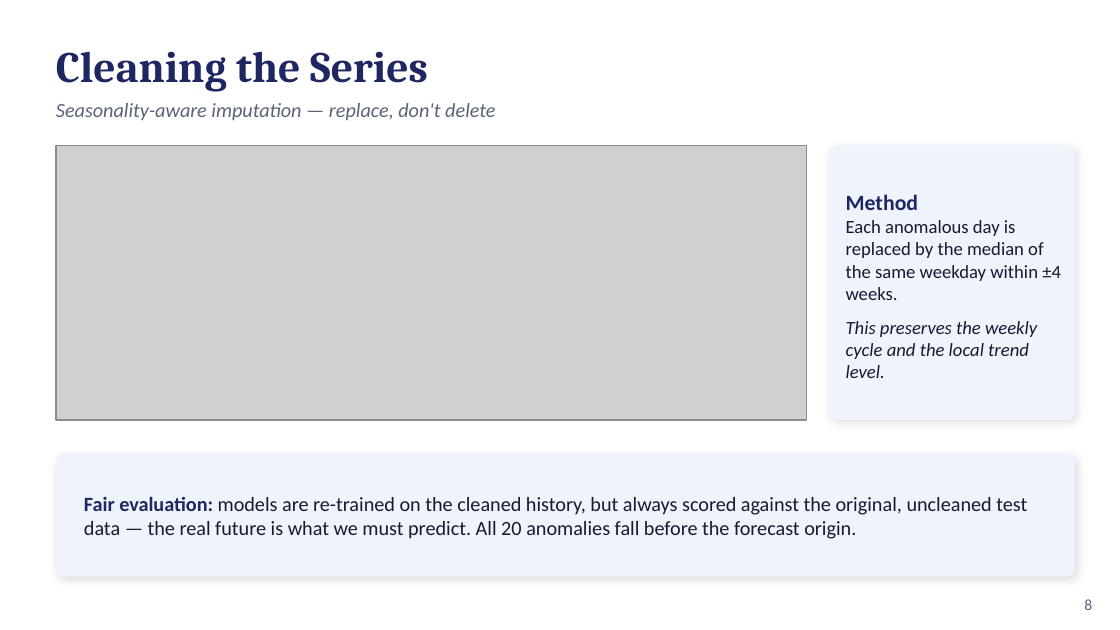
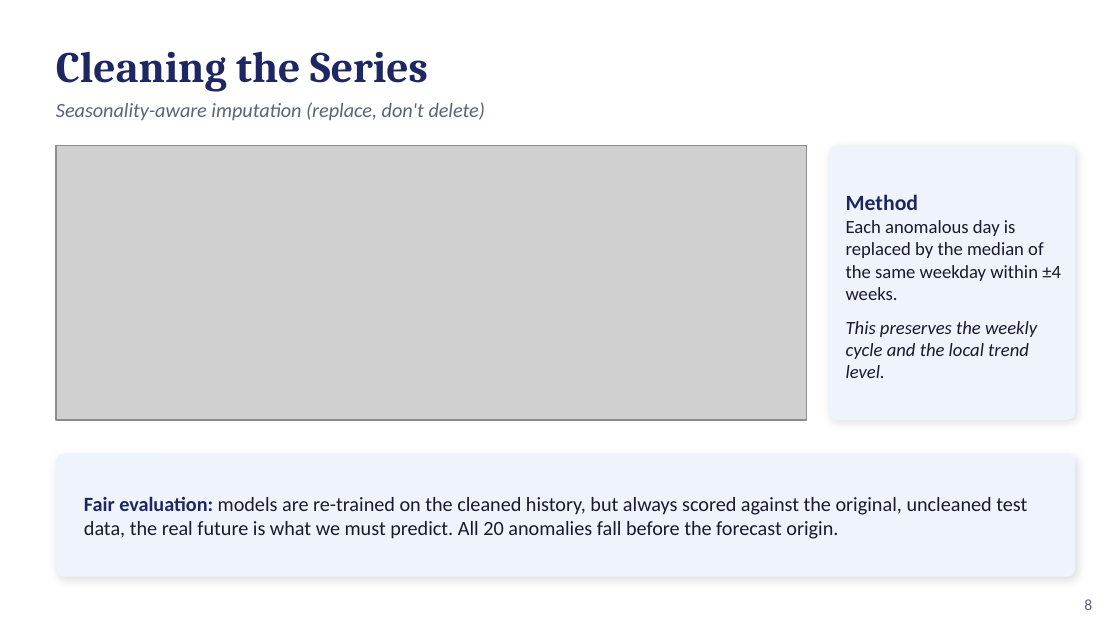
Before and after one commit to AyZee100/web-traffic-forecasting, a slide deck: slide 8 of slides.pptx. Drawn at 1120x630 pixels with LibreOffice and Linux fonts; fonts in the diff are those of the drawing; grey boxes stand for pictures. Boxes give left, top, right and bottom in pixels: in the first picture for what was removed or moved away, otherwise in the second. Text is boxed around its words. In the diff, an @@ line names an element or a change of style, - is before the commit and + after.

Commit message:
update slides

```diff
--- a/slides.pptx
+++ b/slides.pptx
@@ text at (x1=56, y1=102, x2=485, y2=121): text changed @@
-Seasonality-aware imputation — replace, don't delete
+Seasonality-aware imputation (replace, don't delete)
@@ text at (x1=84, y1=496, x2=1027, y2=539): text changed @@
-Fair evaluation: models are re-trained on the cleaned history, but always scored against the original, uncleaned test data — the real future is what we must predict. All 20 anomalies fall before the forecast origin.
+Fair evaluation: models are re-trained on the cleaned history, but always scored against the original, uncleaned test data, the real future is what we must predict. All 20 anomalies fall before the forecast origin.
```
Also in this commit, not shown: 8 other slides changed, 1 slide added, 1 slide removed.
